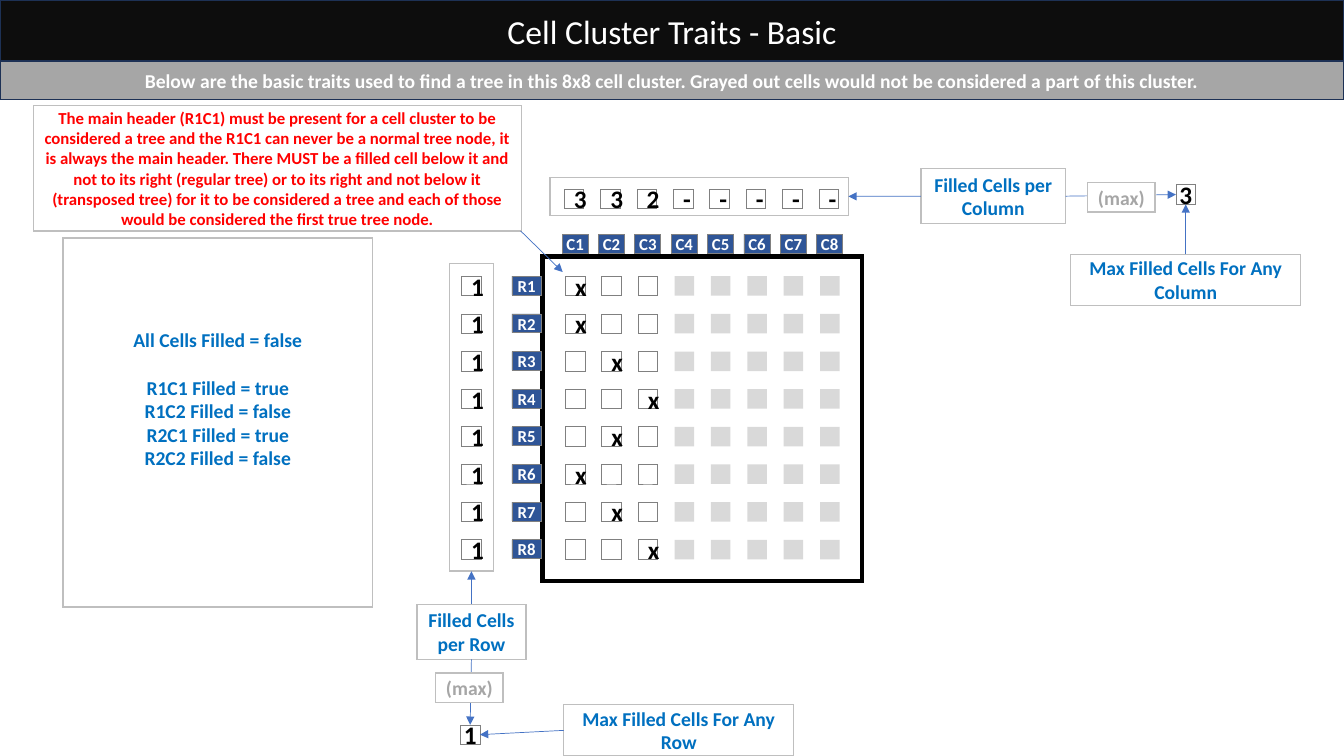
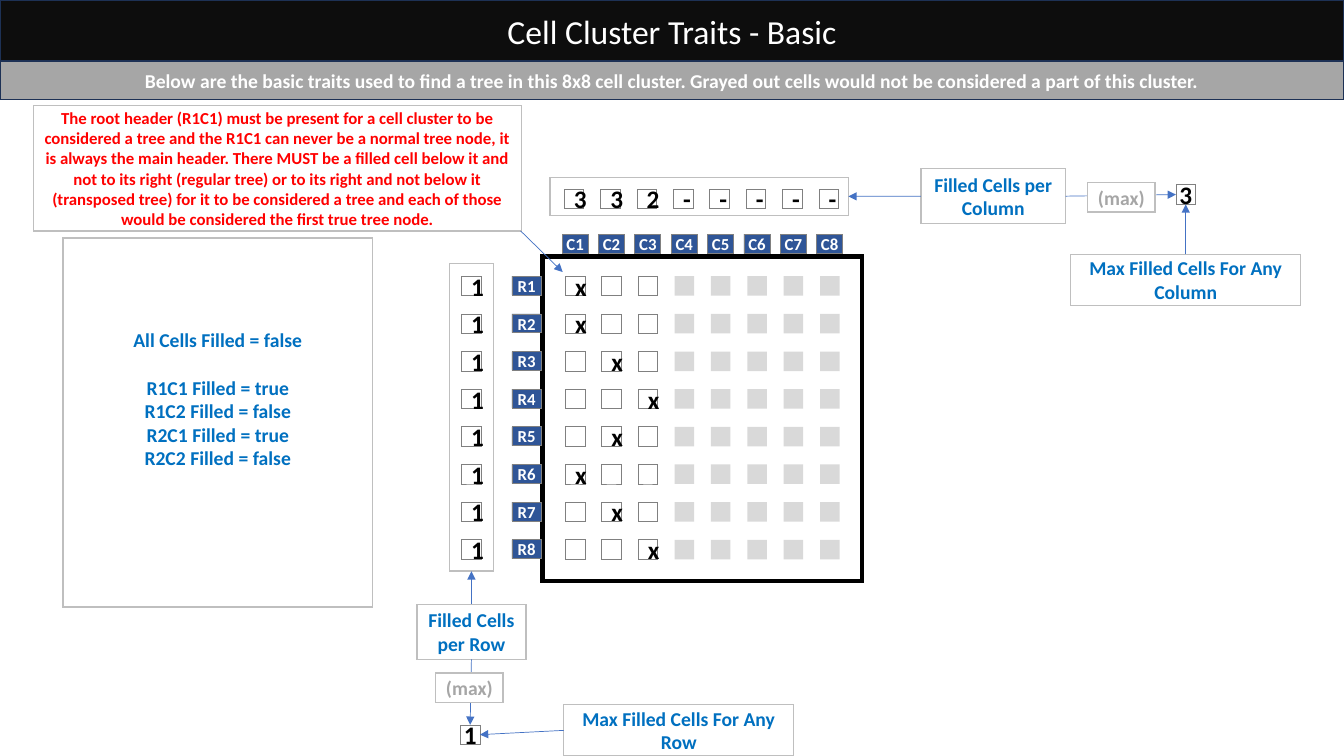
Before and after one commit to Textrux/website, a slide deck: slide 1 of docs/parsing/examples/TextruxParsingExamples.pptx. Drawn at 1344x756 pixels with LibreOffice and Linux fonts; fonts in the diff are those of the drawing. Boxes give left, top, right and bottom in pixels: in the first picture for what was removed or moved away, otherwise in the second. Text is boxed around its words. In the diff, an @@ line names an element or a change of style, - is before the commit and + after.

```diff
--- a/docs/parsing/examples/TextruxParsingExamples.pptx
+++ b/docs/parsing/examples/TextruxParsingExamples.pptx
@@ text in rectangle at [45, 111, 510, 225]: text changed @@
-The main header (R1C1) must be present for a cell cluster to be considered a tree and the R1C1 can never be a normal tree node, it is always the main header. There MUST be a filled cell below it and not to its right (regular tree) or to its right and not below it (transposed tree) for it to be considered a tree and each of those would be considered the first true tree node.
+The root header (R1C1) must be present for a cell cluster to be considered a tree and the R1C1 can never be a normal tree node, it is always the main header. There MUST be a filled cell below it and not to its right (regular tree) or to its right and not below it (transposed tree) for it to be considered a tree and each of those would be considered the first true tree node.
```
Also in this commit, not shown: 1 slide added, 24 other files.
